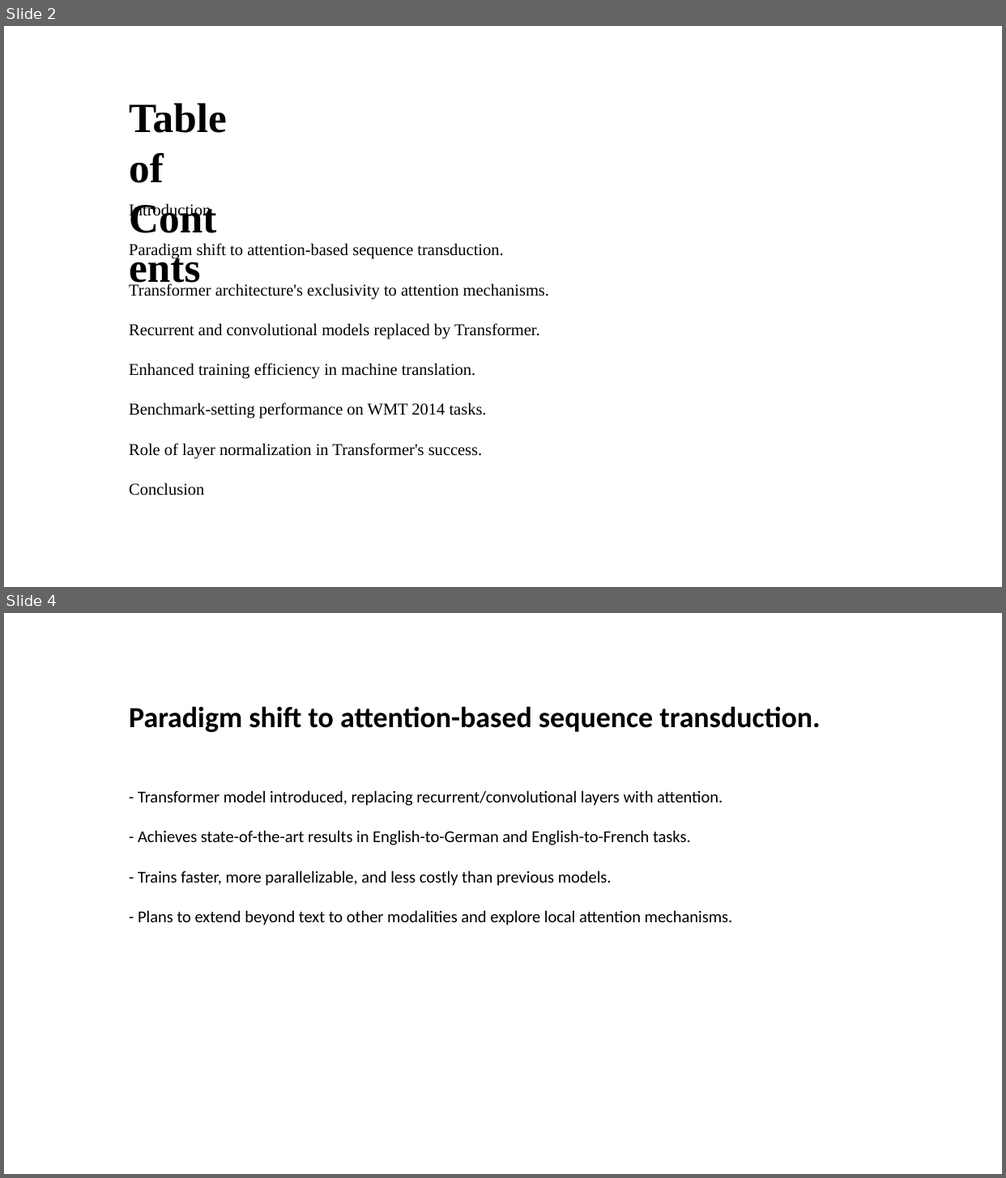
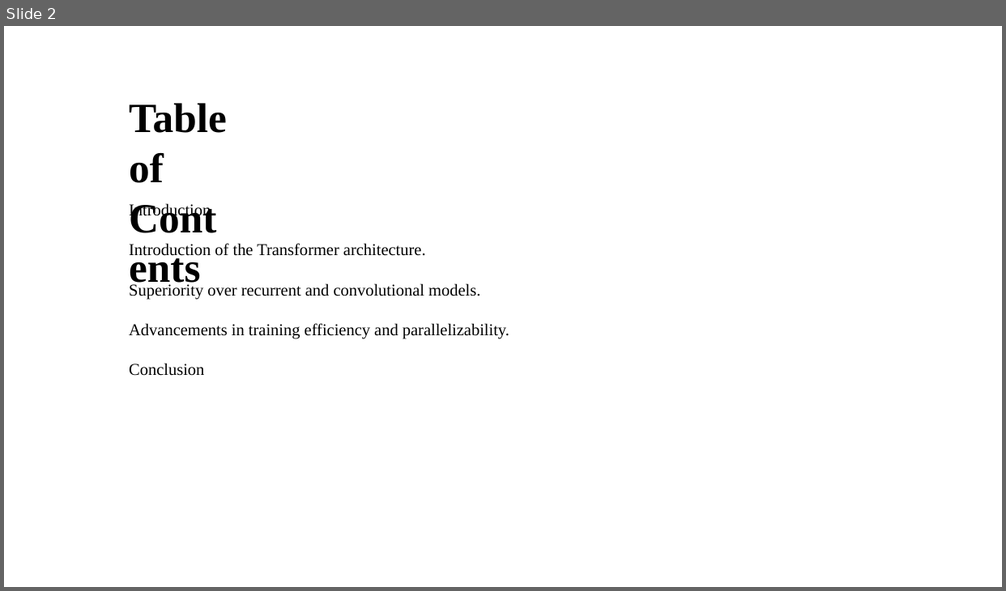
Before and after one commit to Jessie-ZhaoXi/dsa4213-ppt-generator, a slide deck: ppt_generator/my_ppts/attention_mode2.pptx. Shown one above the other, each under a label of ours: slides 2 and 4 before the commit, slide 2 after it; the slides between them are not shown. The pictures are 1006x1178 and 1006x591 pixels, drawn with LibreOffice and Linux fonts; fonts in the diff are those of the drawing; background and template pictures are left out. Boxes give left, top, right and bottom in pixels: in the first picture for what was removed or moved away, otherwise in the second. Text is boxed around its words. In the diff, an @@ line names an element or a change of style, - is before the commit and + after.

```diff
--- a/ppt_generator/my_ppts/attention_mode2.pptx
+++ b/ppt_generator/my_ppts/attention_mode2.pptx
@@ slide 4 removed at (4, 613, 1002, 1174), background picture (left out) @@
@@ text removed at (129, 706, 820, 732) @@
-Paradigm shift to attention-based sequence transduction.
@@ text removed at (138, 790, 733, 926) @@
-- Transformer model introduced, replacing recurrent/convolutional layers with attention.
-- Achieves state-of-the-art results in English-to-German and English-to-French tasks.
-- Trains faster, more parallelizable, and less costly than previous models.
-- Plans to extend beyond text to other modalities and explore local attention mechanisms.
@@ slide 2 changed as well @@
@@ text at (129, 203, 509, 376): text changed @@
-Introduction
-Paradigm shift to attention-based sequence transduction.
-Transformer architecture's exclusivity to attention mechanisms.
-Recurrent and convolutional models replaced by Transformer.
-Enhanced training efficiency in machine translation.
-Benchmark-setting performance on WMT 2014 tasks.
-Role of layer normalization in Transformer's success.
-Conclusion
+Introduction
+Introduction of the Transformer architecture.
+Superiority over recurrent and convolutional models.
+Advancements in training efficiency and parallelizability.
+Conclusion
```
Also in this commit, not shown: 5 other slides changed, 1 slide added, 3 other slides removed, 8 other files.
